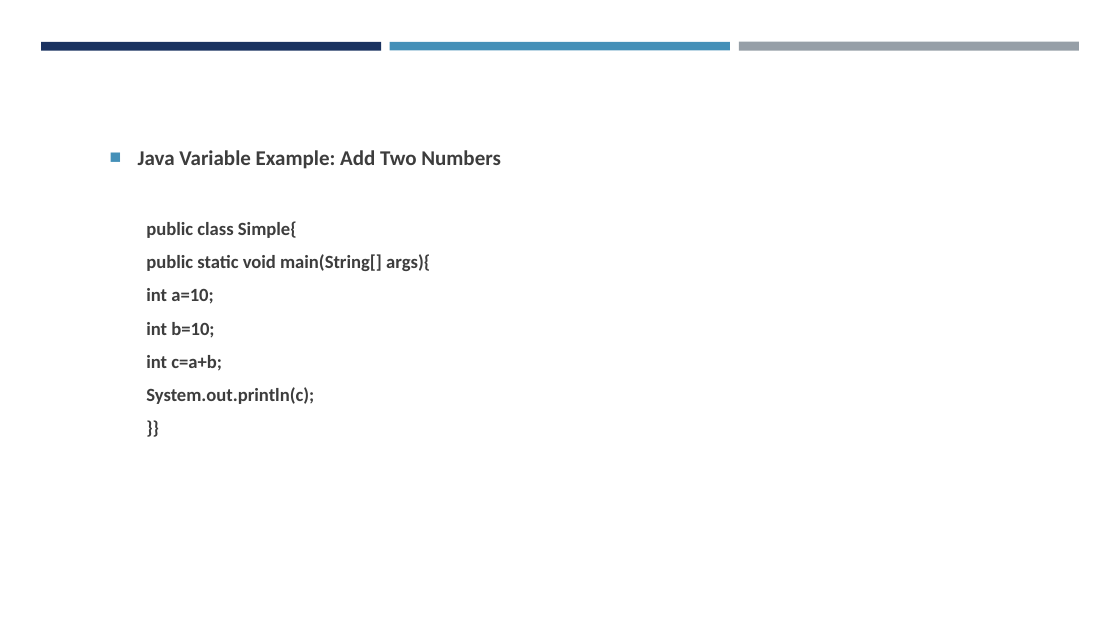
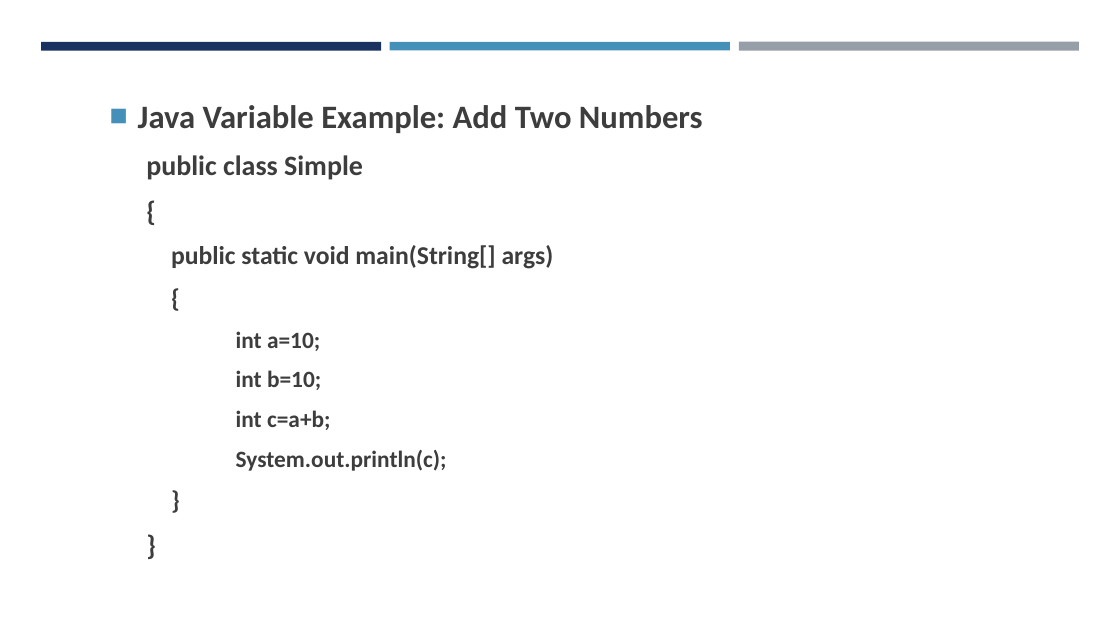
Before and after one commit to amantiwari8861/javaV1, a slide deck: slide 17 of javaSlides/Java Slides part 1.pptx. Drawn at 1120x630 pixels with LibreOffice and Linux fonts; fonts in the diff are those of the drawing. Boxes give left, top, right and bottom in pixels: in the first picture for what was removed or moved away, otherwise in the second. Text is boxed around its words. In the diff, an @@ line names an element or a change of style, - is before the commit and + after.

```diff
--- a/javaSlides/Java Slides part 1.pptx
+++ b/javaSlides/Java Slides part 1.pptx
@@ text at [138, 105, 703, 471]: text changed; size 16 to 22 pt @@
-  }}
+    }
+  }
@@ text "Java Variable Example: Add Two ...": place and size @@
-text "Java Variable Example: Add Two ..." at [138, 150, 501, 404]
+text "Java Variable Example: Add Two ..." at [138, 105, 703, 471]
@@ text at [138, 105, 703, 471]: size 18 to 28 pt in "Java Variable Example: Add Two Numbers"; size 16 to 20 pt in "int a=10;", "int b=10;", "int c=a+b;", "System.out.println(c);"; more space between paragraphs; list level 2 to 5 in "int a=10;"; list level 2 to 5 in "int b=10;"; list level 2 to 5 in "int c=a+b;"; list level 2 to 5 in "System.out.println(c);" @@
@@ text at [146, 155, 554, 269]: text changed; size 16 to 22 pt @@
-  public class Simple{
-  public static void main(String[] args){
+  public class Simple
+  {
+    public static void main(String[] args)
+    {
```
Also in this commit, not shown: 20 other files.
